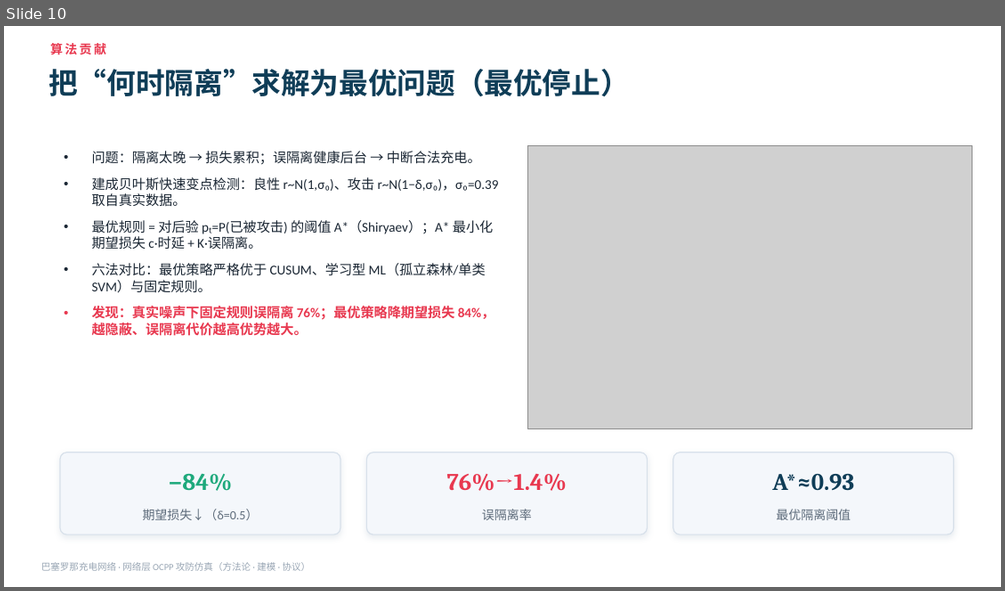
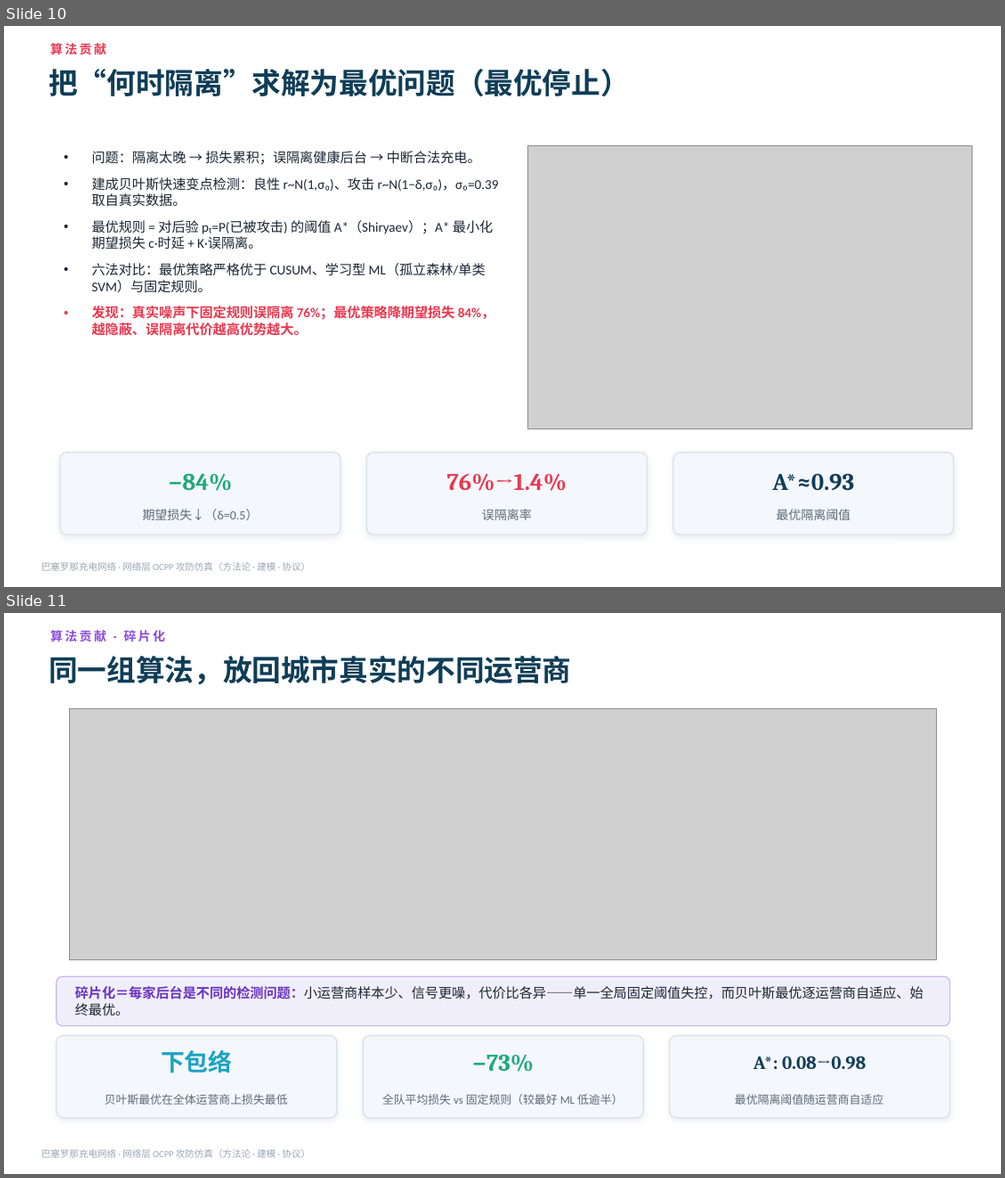
Before and after one commit to SmartCitiesTransportationHub/Project1, a slide deck: 巴塞罗那充电安全_方法建模协议科普PPT.pptx. Shown one above the other, each under a label of ours: slide 10 before the commit, slides 10 and 11 after it. The pictures are 1005x591 and 1005x1178 pixels, drawn with LibreOffice and Linux fonts; fonts in the diff are those of the drawing; grey boxes stand for pictures. Boxes give left, top, right and bottom in pixels: in the first picture for what was removed or moved away, otherwise in the second. Text is boxed around its words. In the diff, an @@ line names an element or a change of style, - is before the commit and + after.

```diff
--- a/巴塞罗那充电安全_方法建模协议科普PPT.pptx
+++ b/巴塞罗那充电安全_方法建模协议科普PPT.pptx
@@ slide 11 added at bbox=[4, 613, 1001, 1174], background #FFFFFF; not listed: 1 template element that a slide beside it also shows @@
@@ text added at bbox=[50, 630, 166, 642], 12 pt, text #8B4DDB, bold @@
+算法贡献 · 碎片化
@@ text added at bbox=[48, 656, 571, 685], 28 pt, text #0F3D57, bold @@
+同一组算法，放回城市真实的不同运营商
@@ picture added at bbox=[69, 709, 937, 960] @@
@@ rounded rectangle added at bbox=[57, 976, 950, 1026], fill #F1EEFB, outline #C9B6EC 1 pt @@
@@ text added at bbox=[75, 986, 923, 1015], 13 pt, text #1A2633 @@
+碎片化＝每家后台是不同的检测问题：小运营商样本少、信号更噪，代价比各异——单一全局固定阈值失控，而贝叶斯最优逐运营商自适应、始终最优。
@@ rounded rectangle added at bbox=[57, 1036, 337, 1118], fill #F4F7FB, outline #D7E0EA 1 pt @@
@@ rounded rectangle added at bbox=[363, 1036, 643, 1118], fill #F4F7FB, outline #D7E0EA 1 pt @@
@@ rounded rectangle added at bbox=[670, 1036, 950, 1118], fill #F4F7FB, outline #D7E0EA 1 pt @@
@@ text added at bbox=[161, 1050, 232, 1073], 23 pt, text #1AA3C4, bold @@
+下包络
@@ text added at bbox=[472, 1054, 534, 1071], 23 pt, text #1EA97C, bold @@
+−73%
@@ text added at bbox=[753, 1055, 866, 1069], 18 pt, text #0F3D57, bold @@
+A*: 0.08→0.98
@@ text added at bbox=[105, 1094, 288, 1104], 11 pt, text #5D6B7A @@
+贝叶斯最优在全体运营商上损失最低
@@ text added at bbox=[382, 1094, 623, 1104], 11 pt, text #5D6B7A @@
+全队平均损失 vs 固定规则（较最好 ML 低逾半）
@@ text added at bbox=[735, 1094, 883, 1104], 11 pt, text #5D6B7A @@
+最优隔离阈值随运营商自适应
```
Also in this commit, not shown: 6 other files.
